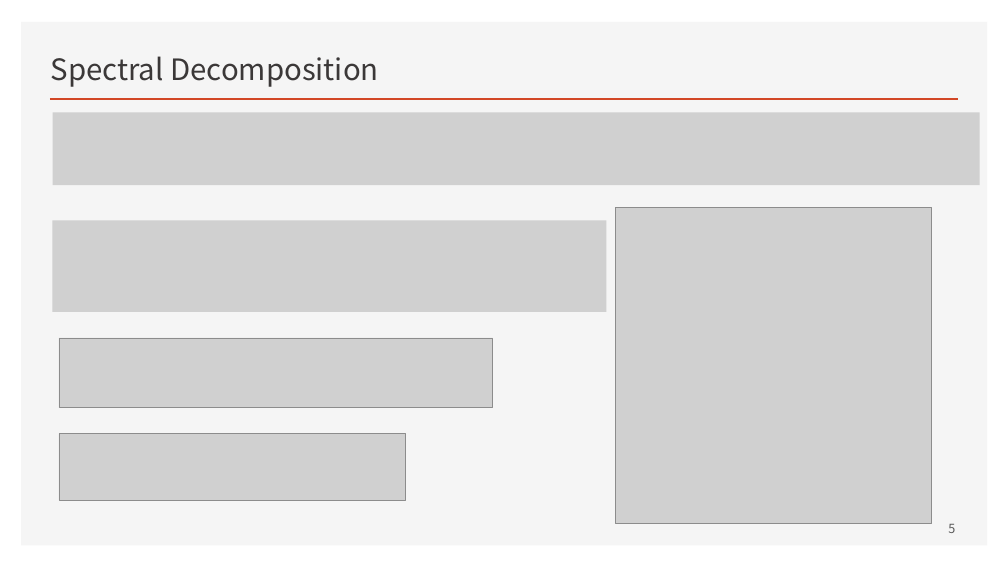
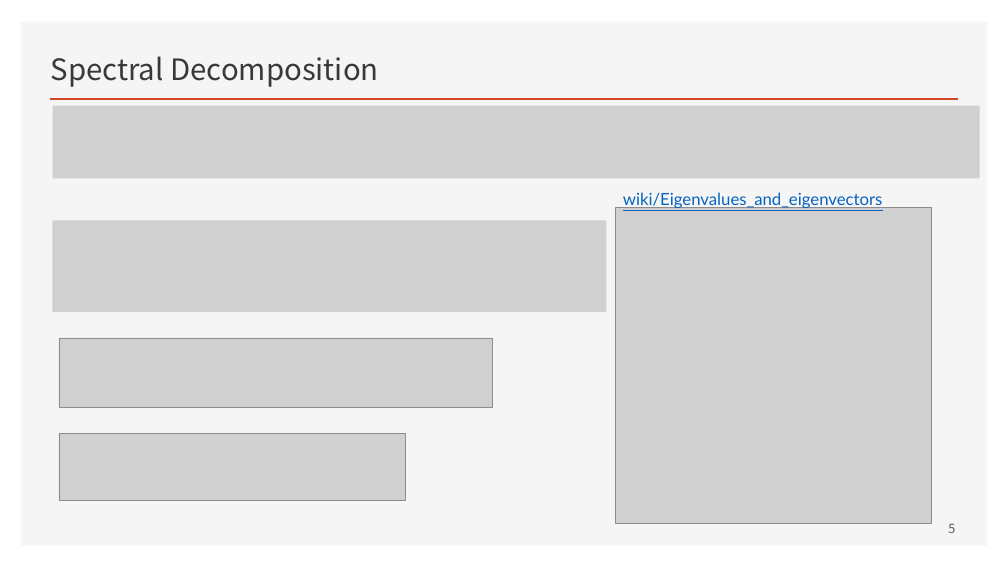
Before and after one commit to ancestor9/mathematics-for-machine-learning, a slide deck: slide 5 of Linear_Algebra/w9_Topic Modeling.pptx. Drawn at 1008x567 pixels with LibreOffice and Linux fonts; fonts in the diff are those of the drawing; grey boxes stand for pictures. Boxes give left, top, right and bottom in pixels: in the first picture for what was removed or moved away, otherwise in the second. Text is boxed around its words. In the diff, an @@ line names an element or a change of style, - is before the commit and + after.

```diff
--- a/Linear_Algebra/w9_Topic Modeling.pptx
+++ b/Linear_Algebra/w9_Topic Modeling.pptx
@@ picture: place and size @@
-picture at (52, 113, 979, 185)
+picture at (52, 106, 979, 178)
@@ text added at (623, 192, 882, 209), 16 pt, text #0563C1, underline @@
+wiki/Eigenvalues_and_eigenvectors
```
